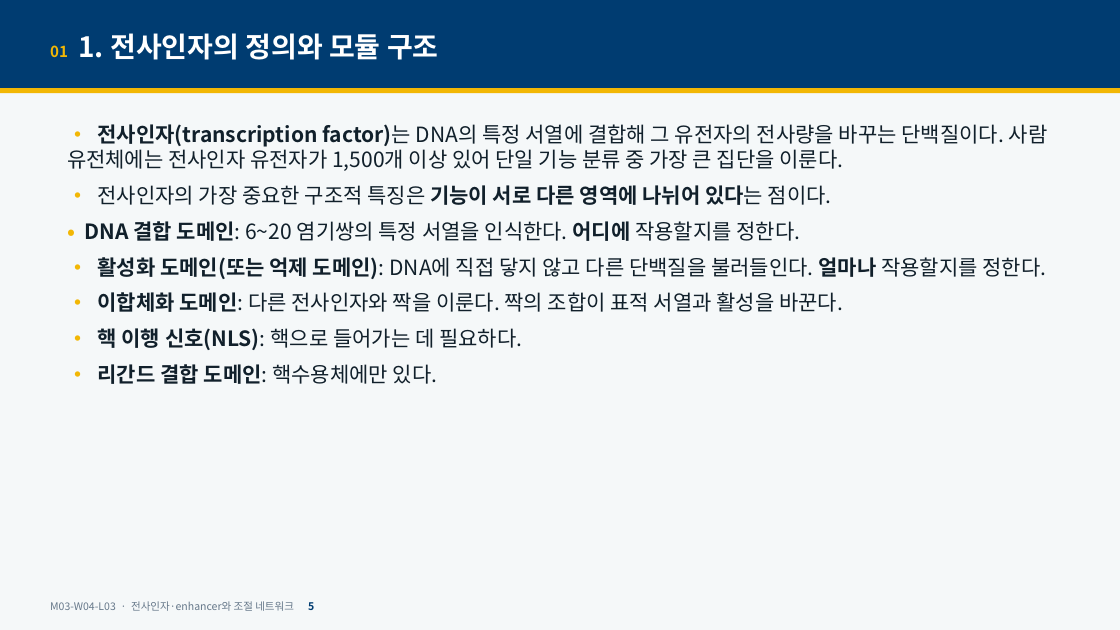
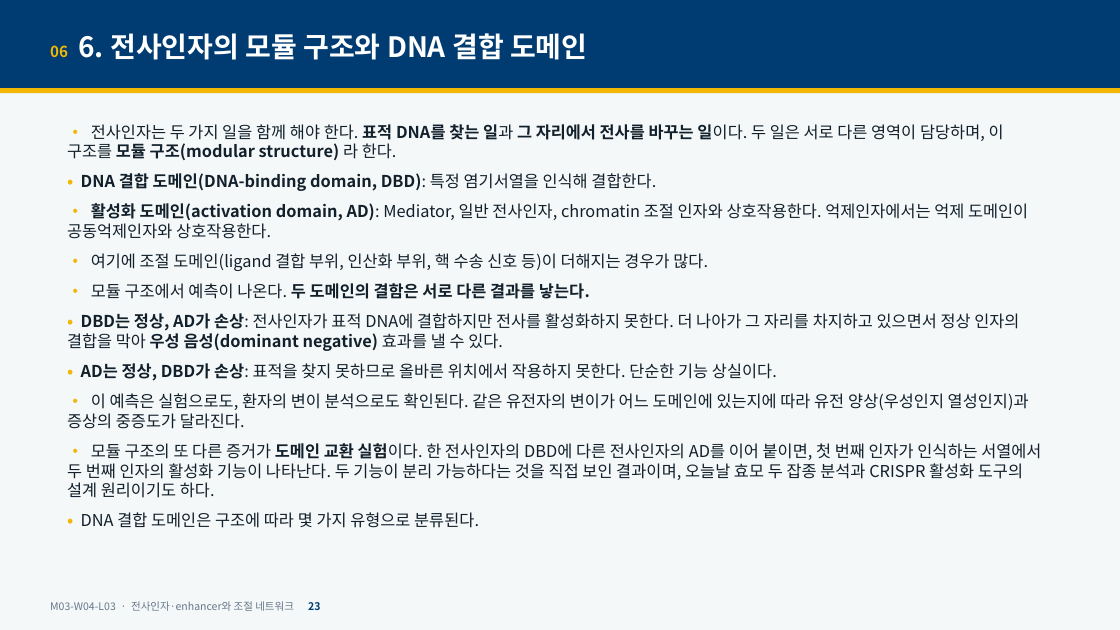
Before and after one commit to hoperiasd2/hoperiasd2.github.io, a slide deck: slide 23 of curriculum/M03/W04/L03/slides.pptx (slide 5 before the commit). Drawn at 1120x630 pixels with LibreOffice and Linux fonts; fonts in the diff are those of the drawing. Boxes give left, top, right and bottom in pixels: in the first picture for what was removed or moved away, otherwise in the second. Text is boxed around its words. In the diff, an @@ line names an element or a change of style, - is before the commit and + after.

```diff
--- a/curriculum/M03/W04/L03/slides.pptx
+++ b/curriculum/M03/W04/L03/slides.pptx
@@ text at bbox=[50, 33, 587, 60]: text changed @@
-01 1. 전사인자의 정의와 모듈 구조
+06 6. 전사인자의 모듈 구조와 DNA 결합 도메인
@@ text at bbox=[67, 124, 1041, 528]: text changed; size 18 to 14 pt @@
-• 전사인자(transcription factor)는 DNA의 특정 서열에 결합해 그 유전자의 전사량을 바꾸는 단백질이다. 사람 유전체에는 전사인자 유전자가 1,500개 이상 있어 단일 기능 분류 중 가장 큰 집단을 이룬다.
-• 전사인자의 가장 중요한 구조적 특징은 기능이 서로 다른 영역에 나뉘어 있다는 점이다.
-• DNA 결합 도메인: 6~20 염기쌍의 특정 서열을 인식한다. 어디에 작용할지를 정한다.
-• 활성화 도메인(또는 억제 도메인): DNA에 직접 닿지 않고 다른 단백질을 불러들인다. 얼마나 작용할지를 정한다.
-• 이합체화 도메인: 다른 전사인자와 짝을 이룬다. 짝의 조합이 표적 서열과 활성을 바꾼다.
-• 핵 이행 신호(NLS): 핵으로 들어가는 데 필요하다.
-• 리간드 결합 도메인: 핵수용체에만 있다.
+• 전사인자는 두 가지 일을 함께 해야 한다. 표적 DNA를 찾는 일과 그 자리에서 전사를 바꾸는 일이다. 두 일은 서로 다른 영역이 담당하며, 이 구조를 모듈 구조(modular structure) 라 한다.
+• DNA 결합 도메인(DNA-binding domain, DBD): 특정 염기서열을 인식해 결합한다.
+• 활성화 도메인(activation domain, AD): Mediator, 일반 전사인자, chromatin 조절 인자와 상호작용한다. 억제인자에서는 억제 도메인이 공동억제인자와 상호작용한다.
+• 여기에 조절 도메인(ligand 결합 부위, 인산화 부위, 핵 수송 신호 등)이 더해지는 경우가 많다.
+• 모듈 구조에서 예측이 나온다. 두 도메인의 결함은 서로 다른 결과를 낳는다.
+• DBD는 정상, AD가 손상: 전사인자가 표적 DNA에 결합하지만 전사를 활성화하지 못한다. 더 나아가 그 자리를 차지하고 있으면서 정상 인자의 결합을 막아 우성 음성(dominant negative) 효과를 낼 수 있다.
+• AD는 정상, DBD가 손상: 표적을 찾지 못하므로 올바른 위치에서 작용하지 못한다. 단순한 기능 상실이다.
+• 이 예측은 실험으로도, 환자의 변이 분석으로도 확인된다. 같은 유전자의 변이가 어느 도메인에 있는지에 따라 유전 양상(우성인지 열성인지)과 증상의 중증도가 달라진다.
+• 모듈 구조의 또 다른 증거가 도메인 교환 실험이다. 한 전사인자의 DBD에 다른 전사인자의 AD를 이어 붙이면, 첫 번째 인자가 인식하는 서열에서 두 번째 인자의 활성화 기능이 나타난다. 두 기능이 분리 가능하다는 것을 직접 보인 결과이며, 오늘날 효모 두 잡종 분석과 CRISPR 활성화 도구의 설계 원리이기도 하다.
+• DNA 결합 도메인은 구조에 따라 몇 가지 유형으로 분류된다.
@@ text at bbox=[50, 601, 320, 611]: text changed @@
-M03-W04-L03 · 전사인자·enhancer와 조절 네트워크 5
+M03-W04-L03 · 전사인자·enhancer와 조절 네트워크 23
```
Also in this commit, not shown: 38 other slides changed, 12 slides added, 5 slides removed, 17 other files.
